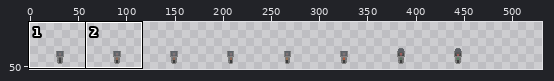
A sprite sheet gets an edit: Assets/Art/Sprites/Environments/Furniture/SecuritySection/SecurityTerminalCardReader.png. The picture above shows the old version from afar; the outline marks the close-up.
Close-up. Before the edit:
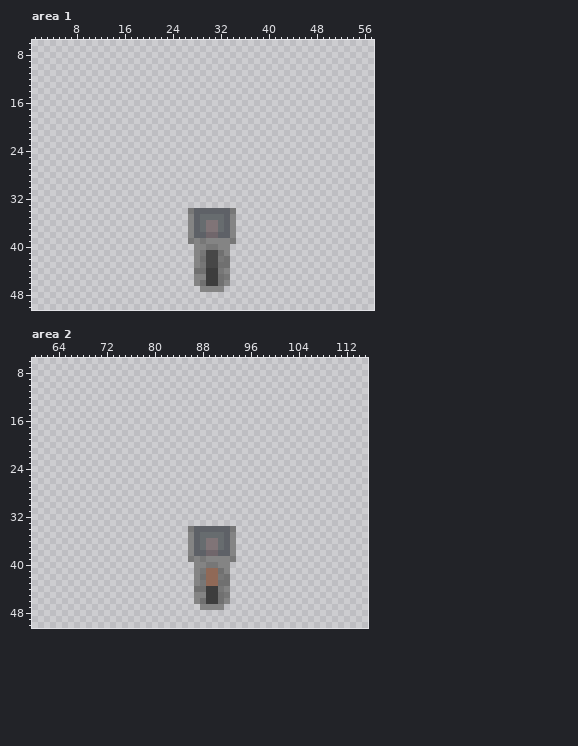
The file is 472x64 pixels. Colours within 5 levels of each other are drawn and written as one. Shown: area 1: x 1..57, y 6..50; area 2: x 60..115, y 6..50. The old version is drawn lined up with the new one, on the new canvas. The wide view leaves out empty margins. The commit also changed other parts of the picture, which this record leaves out.
And afterwards:
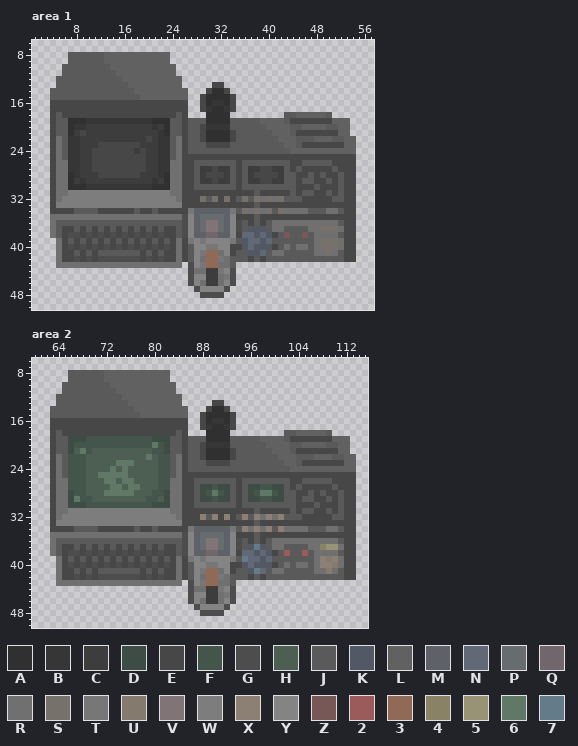
Palette (. is transparent): A #303030  B #363636  C #3d3d3d  D #3d4d46  E #474747  F #44554c  G #4d4d4d  H #4c5f52  J #5a5a5a  K #525964  L #616161  M #5e6167  N #606975  P #676c6f  Q #70666b  R #707070  S #77716c  T #777777  U #847a6e  V #807477  W #7d7d7d  X #8c8075  Y #848484  Z #775856  2 #9b5b5b  3 #906957  4 #898265  5 #989374  6 #607866  7 #647b8a
Changes in this commit:
canvas 472x64 -> 531x64
Area 1:
y 8..9: x 7..23 ................. -> JJJJJJLLLLLLLLLLL
y 10: x 6..24 ................... -> JJJJJJJJLLLLLLLLLLL
y 11: x 6..24 ................... -> JJJJJJJJJLLLLLLLLLL
y 12: x 5..25 ..................... -> JJJJJJJJJJJLLLLLLLLLL
y 13: x 5..25 ..................... -> JJJJJJJJJJJJLLLLLLLLL; x 31..32 .. -> EE
y 14: x 4..26 ....................... -> JJJJJJJJJJJJJJLLLLLLLLL; x 30..33 .... -> EAAE
y 15: x 4..26 ....................... -> JJJJJJJJJJJJJJJLLLLLLLL; x 29..34 ...... -> EAAAAE
y 16: x 4..26 ....................... -> EEEEEEEEEEEEEEEEEEEEEEE; x 29..34 ...... -> EABBAE
y 17: x 4..26 ....................... -> EEEEEEEEEEEEEEEEEEEEEEE; x 29..34 ...... -> EBAABE
y 18: x 4..26 ....................... -> EJEEEEEEEEEEEEEEEEEEEJE; x 30..33 .... -> AAAA; x 43..50 ........ -> JJLLLLLJ
y 19: x 4..53 .................................................. -> EJJAAABBBBBBBBBBBAAAJJEJJJAAAAJJJJJLLLLJEEEEEEELLL
y 20: x 4..53 .................................................. -> EJJABBCCCCCCCCCCCBCAJJEJJEBBBBJJJJJJLLLLJJLLLLJJLL
y 21: x 4..53 .................................................. -> EJJACECCCCCCCCCCCCBAJJEJJEAAAAEJJJJJJLLLJEEEEEEELL
y 22: x 4..54 ................................................... -> ERJBBCCCCCCCCCCCECBBJREJJEAAAAEJJJJJJJLLLJJJLLLJJLL
y 23: x 4..54 ................................................... -> ERJBBCCCEEEEEEECCCBBJREJJJEEEEJJJJJJJJJLLJEEEEEEELL
y 24: x 4..54 ................................................... -> ERJBBCCEEEEEEECECCBBJREJJJJJJJJJJJJJJJJJLLLLLLLLLLL
y 25: x 4..54 ................................................... -> ERJBBCCEEEEEEEEECCBBJREEEEEEEEEEEEEEEEEEEEEEEEEEEEE
y 26: x 4..54 ................................................... -> ERRBBCCEEEEEEEEECCBBRREEJJJJJJJEJJJJJJJJEEJJJJJEEEE
y 27: x 4..54 ................................................... -> ERRBBCCEEEEEEEEECCBBRREEJCCECCJEJCCEECCJEJEEEEEJEEE
y 28: x 4..54 ................................................... -> ERRABCCCEEEEEEECCCBARREEJCEEECJEJCEEEECJJEEJEJEEJEE
y 29: x 4..54 ................................................... -> ERRACBCCCCCCCCCCCBCARREEJCCECCJEJCCEECCJJEJJEEJEJEE
y 30: x 4..54 ................................................... -> ERRAAABBBBBBBBBBBAAARREEJJJJJJJEJJJJJJJJJEEEJEEEJEE
y 31: x 4..54 ................................................... -> ERRWWWWWWWWWWWWWWWWWRREEEEEEEEEEEEJEEEEEJEJJEEJEJEE
y 32: x 4..54 ................................................... -> ERWWWWWWWWWWWWWWWWWWWREEESJSESEJSJSRSRSJJJEEEEEJJEE
y 33: x 4..54 ................................................... -> EWWWWWWWWWWWWWWWWWWWWWEEEEEEEEEEEEJEEEEEEEEEEEEEEEE
y 34: x 4..26 ....................... -> EEEEJJJJEEEEEEJEEJEEEEE; x 35..54 .................... -> JSRSRSJSRRRRJJJRRJEE
y 35: x 4..26 ....................... -> RRRRRRRRRRRRRRRRRRRRRRG; x 35..54 .................... -> EEEJEEEEEEEEEEEEEEEE
y 36: x 4..26 ....................... -> RJJJJJJJJJJJJJJJJJJJJJG; x 35..54 .................... -> GJEJEJRRRRRRRRRRRJEE
y 37: x 4..26 ....................... -> RJEEJEJEJEJEJEJEJEJEEJG; x 35..54 .................... -> GJKKKJRRJJJJRRSSSREE
y 38: x 4..26 ....................... -> RJEGGEGEGEGEGEGEGEGEEJG; x 35..54 .................... -> ENNKNKEJZJJZJRRRRJEE
y 39: x 5..26 ...................... -> REJEJEJEJEJEJEJEJEJERE; x 35..54 .................... -> JKNNKNJJJJJJJRSSSREE
y 40: x 5..27 ....................... -> REGEGEGEGEGEGEGEGEGEREJ; x 34..54 ..................... -> EEKNKKKEJRJRRJRSSSREE
y 41: x 5..27 ....................... -> REEJEJEJJJJJJJEJEJEEREJ; x 30..31 EE -> 33; x 34..54 ..................... -> EJJKKNJRRJJJJJRRSRJEE
y 42: x 5..27 ....................... -> REEGEGEGGGGGGGEGEGEEREJ; x 30..31 EE -> 33; x 34..54 ..................... -> JJJEJEJJJJJJJJJJJJJEE
y 43: x 5..25 ..................... -> RRRRRRRRRRRRRRRRRRRRR; x 27 . -> G; x 30..31 EE -> 33; x 34 . -> J
y 44..46: x 27 . -> G; x 34 . -> G
y 47: x 28 . -> G; x 33 . -> G
y 48: x 29..32 .... -> GGGG
Area 2:
y 8..9: x 66..82 ................. -> JJJJJJLLLLLLLLLLL
y 10: x 65..83 ................... -> JJJJJJJJLLLLLLLLLLL
y 11: x 65..83 ................... -> JJJJJJJJJLLLLLLLLLL
y 12: x 64..84 ..................... -> JJJJJJJJJJJLLLLLLLLLL
y 13: x 64..84 ..................... -> JJJJJJJJJJJJLLLLLLLLL; x 90..91 .. -> EE
y 14: x 63..85 ....................... -> JJJJJJJJJJJJJJLLLLLLLLL; x 89..92 .... -> EAAE
y 15: x 63..85 ....................... -> JJJJJJJJJJJJJJJLLLLLLLL; x 88..93 ...... -> EAAAAE
y 16: x 63..85 ....................... -> EEEEEEEEEEEEEEEEEEEEEEE; x 88..93 ...... -> EABBAE
y 17: x 63..85 ....................... -> EEEEEEEEEEEEEEEEEEEEEEE; x 88..93 ...... -> EBAABE
y 18: x 63..85 ....................... -> EJEEEEEEEEEEEEEEEEEEEJE; x 89..92 .... -> AAAA; x 102..109 ........ -> JJLLLLLJ
y 19: x 63..112 .................................................. -> EJJDDDFFFFFFFFFFFDDDJJEJJJAAAAJJJJJLLLLJEEEEEEELLL
y 20: x 63..112 .................................................. -> EJJDFFFFFFFFFFFFF6FDJJEJJEBBBBJJJJJJLLLLJJLLLLJJLL
y 21: x 63..112 .................................................. -> EJJDH6FHHHHHHHHHHFFDJJEJJEAAAAEJJJJJJLLLJEEEEEEELL
y 22: x 63..113 ................................................... -> ERJFFFHHHHHHHHHH6HFFJREJJEAAAAEJJJJJJJLLLJJJLLLJJLL
y 23: x 63..113 ................................................... -> ERJFFFHHHHH666HHHHFFJREJJJEEEEJJJJJJJJJLLJEEEEEEELL
y 24: x 63..113 ................................................... -> ERJFFFHHHH6H6HHHHHFFJREJJJJJJJJJJJJJJJJJLLLLLLLLLLL
y 25: x 63..113 ................................................... -> ERJFFFHH66666HHHHHFFJREEEEEEEEEEEEEEEEEEEEEEEEEEEEE
y 26: x 63..113 ................................................... -> ERRFFFHHH66H66HHHHFFRREEJJJJJJJEJJJJJJJJEEJJJJJEEEE
y 27: x 63..113 ................................................... -> ERRFFFHHHH66H66HHHFFRREEJDDFDDJEJDDFFDDJEJEEEEEJEEE
y 28: x 63..113 ................................................... -> ERRDFFHHH66666HHHFFDRREEJDF6FDJEJDF66FDJJEEJEJEEJEE
y 29: x 63..113 ................................................... -> ERRD6FFHHHHHHHHHFFHDRREEJDDFDDJEJDDFFDDJJEJJEEJEJEE
y 30: x 63..113 ................................................... -> ERRDDDFFFFFFFFFFFDDDRREEJJJJJJJEJJJJJJJJJEEEJEEEJEE
y 31: x 63..113 ................................................... -> ERRWWWWWWWWWWWWWWWWWRREEEEEEEEEEEEJEEEEEJEJJEEJEJEE
y 32: x 63..113 ................................................... -> ERWWWWWWWWWWWWWWWWWWWREEEXJXEXEJXJXRXRXJJJEEEEEJJEE
y 33: x 63..113 ................................................... -> EWWWWWWWWWWWWWWWWWWWWWEEEEEEEEEEEEJEEEEEEEEEEEEEEEE
y 34: x 63..85 ....................... -> EEEEJJJJEEEEEEJEEJEEEEE; x 94..113 .................... -> JXRXRXJXRRRRJJJRRJEE
y 35: x 63..85 ....................... -> RRRRRRRRRRRRRRRRRRRRRRG; x 94..113 .................... -> EEEJEEEEEEEEEEEEEEEE
y 36: x 63..85 ....................... -> RJJJJJJJJJJJJJJJJJJJJJG; x 94..113 .................... -> GJEJEJRRRRRRRRRRRJEE
y 37: x 63..85 ....................... -> RJEEJEJEJEJEJEJEJEJEEJG; x 94..113 .................... -> GJK7KJRRJJJJRR455REE
y 38: x 63..85 ....................... -> RJEGGEGEGEGEGEGEGEGEEJG; x 94..113 .................... -> ENNKNKEJ2JJ2JRRRRJEE
y 39: x 64..85 ...................... -> REJEJEJEJEJEJEJEJEJERE; x 94..113 .................... -> J7NNKNJJJJJJJRXUXREE
y 40: x 64..86 ....................... -> REGEGEGEGEGEGEGEGEGEREJ; x 93..113 ..................... -> EEKNKKKEJRJRRJRXXUREE
y 41: x 64..86 ....................... -> REEJEJEJJJJJJJEJEJEEREJ; x 93..113 ..................... -> EJJK7NJRRJJJJJRRURJEE
y 42: x 64..86 ....................... -> REEGEGEGGGGGGGEGEGEEREJ; x 93..113 ..................... -> JJJEJEJJJJJJJJJJJJJEE
y 43: x 64..84 ..................... -> RRRRRRRRRRRRRRRRRRRRR; x 86 . -> G; x 93 . -> J
y 44..46: x 86 . -> G; x 93 . -> G
y 47: x 87 . -> G; x 92 . -> G
y 48: x 88..91 .... -> GGGG
Changed places in both close-ups, as pixel boxes (x1, y1, x2, y2):
changed: (50, 52, 356, 298)
added: (50, 370, 356, 616)
